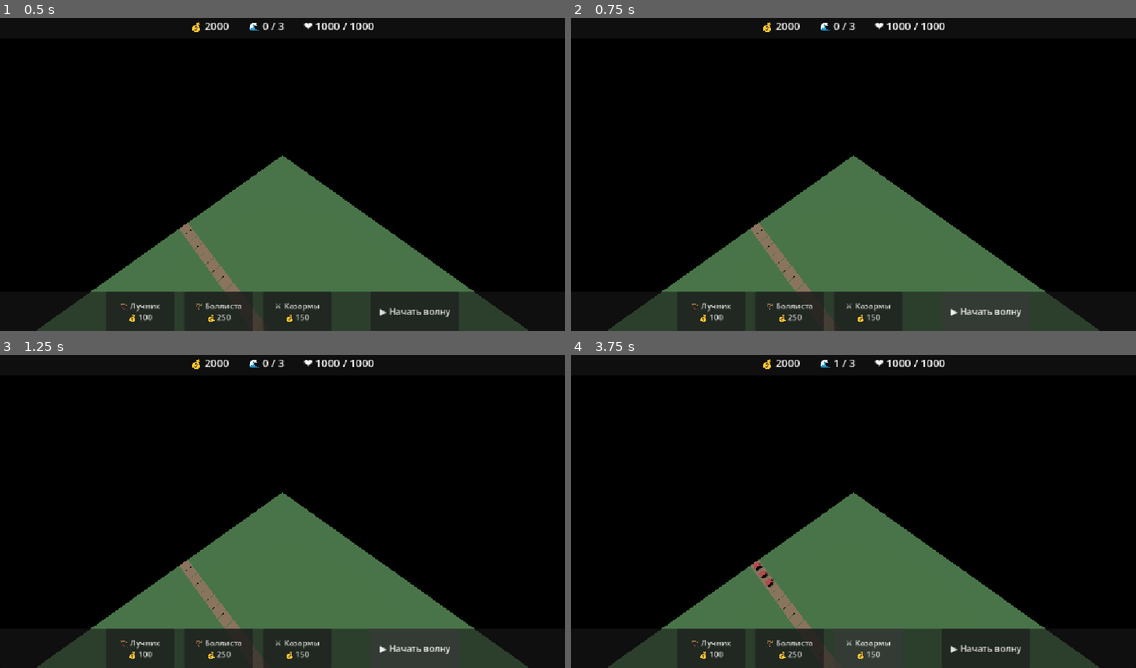
Above: before the commit, frames 1-4 (two rows, left to right).
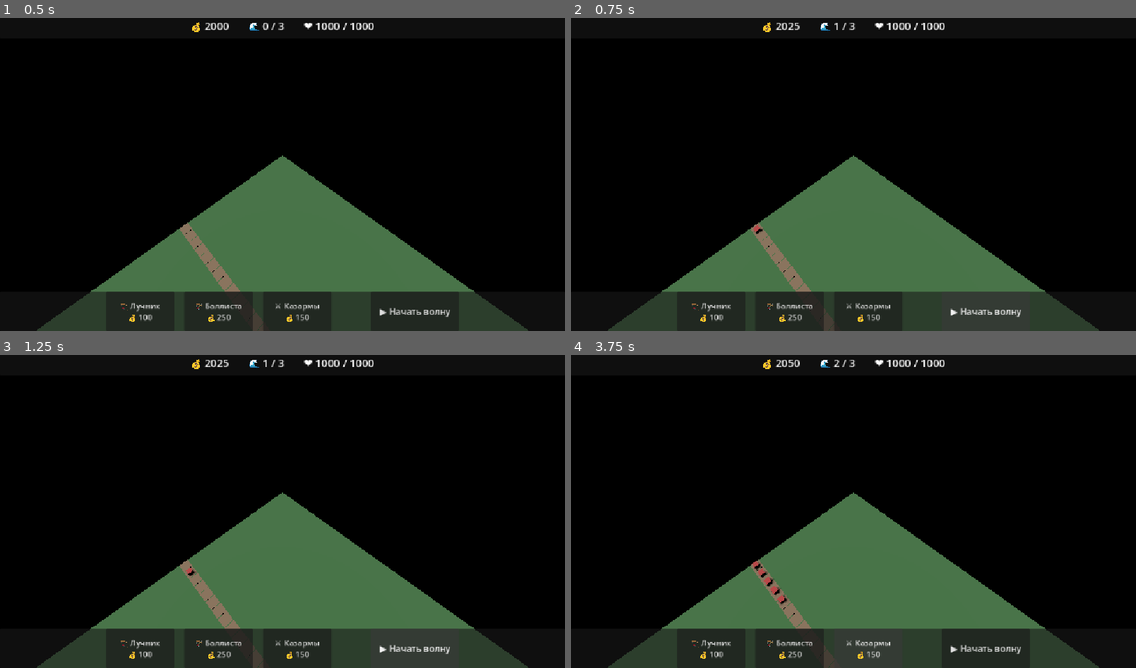
Above: after the commit, the same moments.

Repository: MAQHASKER/tower-defense
Game: Godot game, scene res://scenes/Main.tscn
Two runs of this game, one before a commit and one after it. Both use one fixed random seed, a clock stepped at 60 frames per second and the inputs below.
Inputs:
- Up to frame 1 (0.5 s): no input
- Up to frame 2 (0.75 s): click "▶ Начать волну" at 0.5 s
- Up to frame 3 (1.25 s): no input
- Up to frame 4 (3.75 s): click "▶ Начать волну" at 1.25 s; click "🏹 Лучник 💰 100" at 2 s; click "🏹 Баллиста 💰 250" at 2.75 s; click "⚔️ Казармы 💰 150" at 3.5 s

Frame 1 is identical in both runs. In frame 2, less than 0.1% of the frame differs, in the area x 32-48%, y 1-69%; in frame 3, less than 0.1%; in frame 4, 0.2%, in the area x 32-48%, y 1-80%.

Commit message:
Add early wave start button with gold bonus

Diff:
--- a/scripts/GameManager.gd
+++ b/scripts/GameManager.gd
@@ -6,6 +6,7 @@
 signal base_hp_changed(new_hp: float, max_hp: float)
 signal game_over()
 signal game_won()
+signal wave_start_requested()
 
 # Состояние
 var gold: int = 2000
@@ -50,6 +51,11 @@
     current_wave += 1
     wave_changed.emit(current_wave, total_waves)
 
+func request_start_wave() -> void:
+    if is_game_over:
+        return
+    wave_start_requested.emit()
+
 func win_game() -> void:
     if is_game_over:
         return
--- a/scripts/Main.gd
+++ b/scripts/Main.gd
@@ -38,7 +38,7 @@
 	print("Выбрана башня: ", tower_type)
 
 func _on_start_wave_pressed() -> void:
-	print("Начать волну досрочно (пока не работает)")
+	GameManager.request_start_wave()
 
 func _unhandled_input(event: InputEvent) -> void:
 	if event is InputEventMouseButton:
--- a/scripts/WaveSpawner.gd
+++ b/scripts/WaveSpawner.gd
@@ -2,6 +2,7 @@
 
 const WAVE_INTERVAL := 15.0   # для теста 15 сек (в дизайне 30)
 const SPAWN_INTERVAL := 0.8   # задержка между врагами внутри волны
+const EARLY_START_BONUS := 25
 
 var _waves: Array = []
 var _time: float = 0.0
@@ -19,6 +20,7 @@
 	GameManager.reset()
 	GameManager.total_waves = _waves.size()
 	GameManager.wave_changed.emit(0, _waves.size())
+	GameManager.wave_start_requested.connect(_on_wave_start_requested)   # ← новая строка
 	_next_wave_time = 2.0   # первая волна через 2 сек
 
 func _load_stage(stage_id: int) -> void:
@@ -72,3 +74,13 @@
 	var alive := get_tree().get_nodes_in_group("enemies").size()
 	if alive == 0:
 		GameManager.win_game()
+
+func _on_wave_start_requested() -> void:
+	if GameManager.is_game_over:
+		return
+	if _next_wave_index >= _waves.size():
+		return   # все волны уже заспавнены
+	_start_wave(_next_wave_index)
+	_next_wave_index += 1
+	_next_wave_time = _time + WAVE_INTERVAL
+	GameManager.add_gold(EARLY_START_BONUS)
